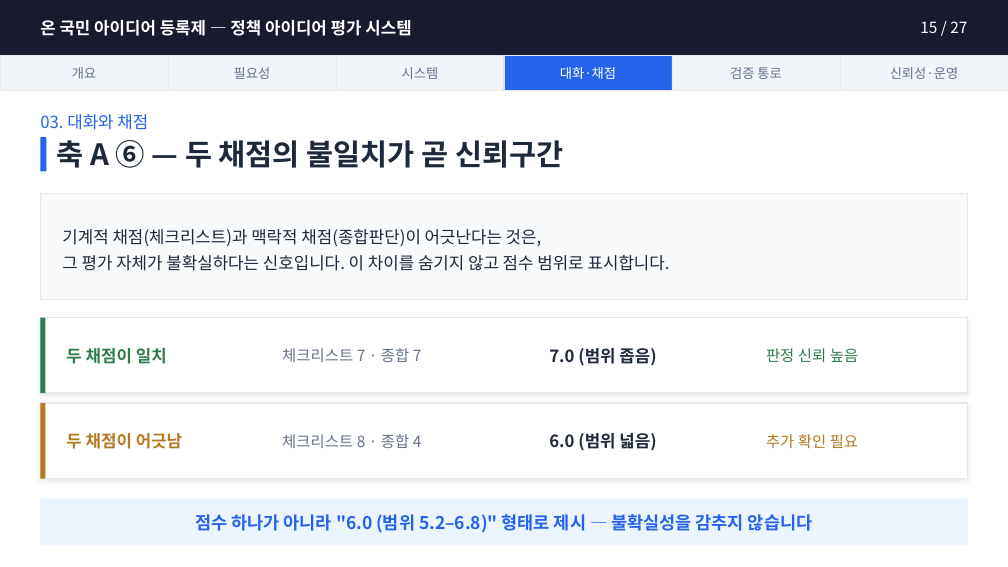
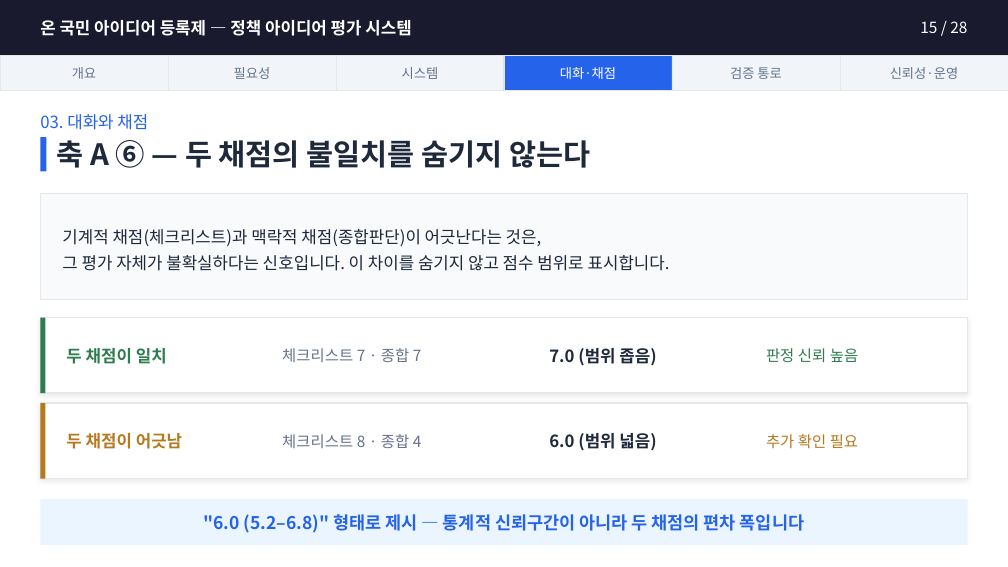
Before and after one commit to jason-j-kim/PYCON2017, a slide deck: slide 15 of docs/온국민아이디어등록제_설명자료.pptx. Drawn at 1008x567 pixels with LibreOffice and Linux fonts; fonts in the diff are those of the drawing. Boxes give left, top, right and bottom in pixels: in the first picture for what was removed or moved away, otherwise in the second. Text is boxed around its words. In the diff, an @@ line names an element or a change of style, - is before the commit and + after.

```diff
--- a/docs/온국민아이디어등록제_설명자료.pptx
+++ b/docs/온국민아이디어등록제_설명자료.pptx
@@ text at bbox=[920, 21, 967, 33]: text changed @@
-15 / 27
+15 / 28
@@ text at bbox=[56, 140, 590, 168]: text changed @@
-축 A ⑥ — 두 채점의 불일치가 곧 신뢰구간
+축 A ⑥ — 두 채점의 불일치를 숨기지 않는다
@@ text at bbox=[204, 514, 804, 533]: text changed @@
-점수 하나가 아니라 "6.0 (범위 5.2–6.8)" 형태로 제시 — 불확실성을 감추지 않습니다
+"6.0 (5.2–6.8)" 형태로 제시 — 통계적 신뢰구간이 아니라 두 채점의 편차 폭입니다
```
Also in this commit, not shown: 26 other slides changed, 1 slide added, 1 other file.
